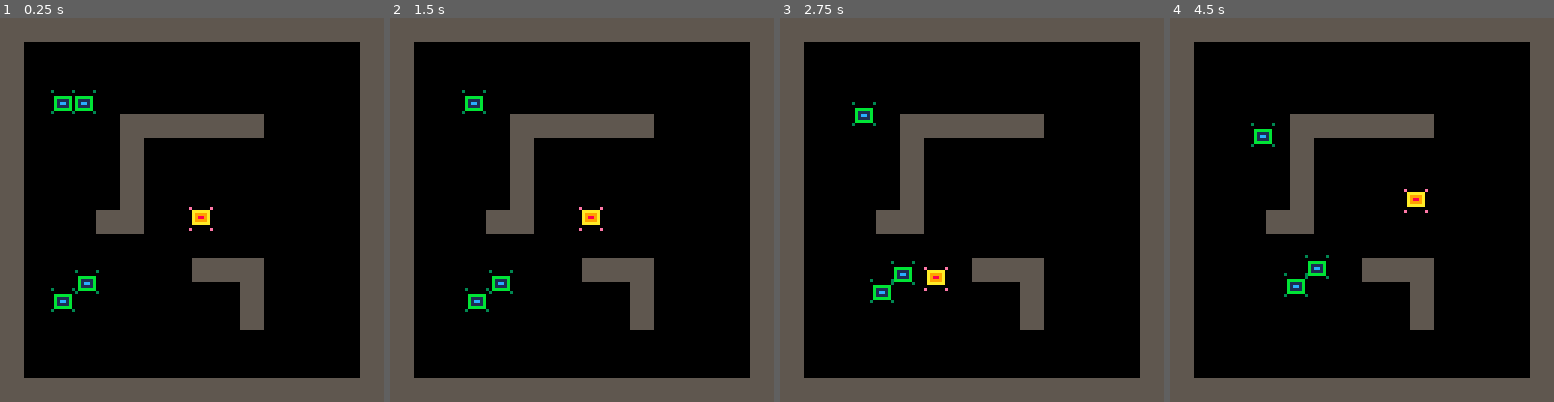
Above: before the commit, frames 1-4 (left to right).
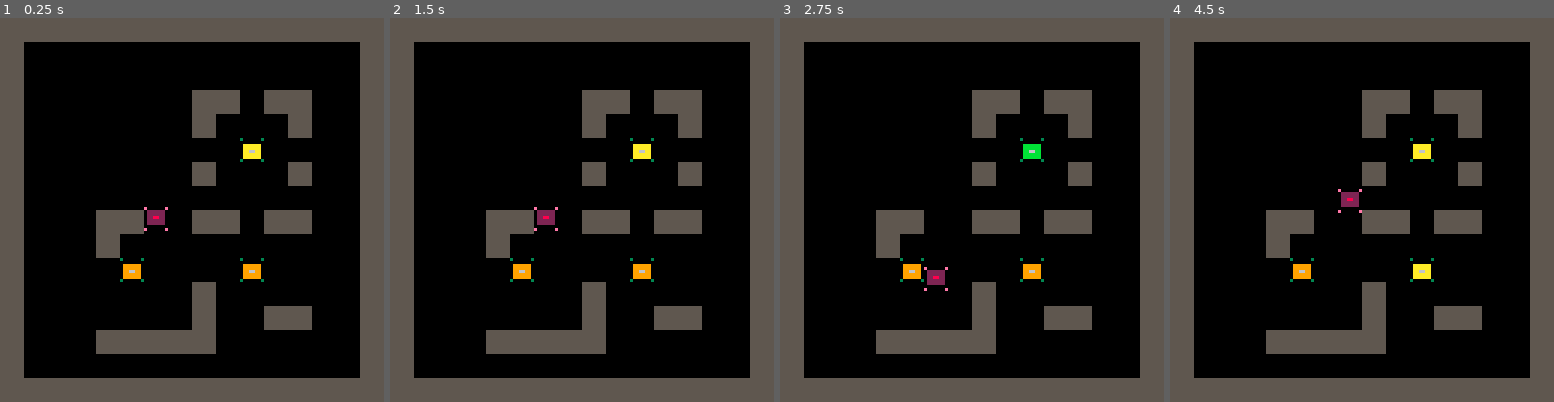
Above: after the commit, the same moments.

Repository: RobertoFreireFerrazPassos/pico8
Game: PICO-8 cartridge pico8topdowntutorial.p8
Same seed, same stepped clock (60 frames per second), same inputs: the game is played once before the commit and once after it.
Inputs:
- Up to frame 1 (0.25 s): no input
- Up to frame 2 (1.5 s): tap O (Z key) at 0.33, 0.7, 1.43 s; tap X (X key) at 1.07 s
- Up to frame 3 (2.75 s): hold Left 1.97-2.37 s; tap X (X key) at 2.07, 2.4, 2.73 s; tap O (Z key) at 2.22 s; hold Down from 2.42 s (still down)
- Up to frame 4 (4.5 s): release Down at 2.82 s; hold Right 2.87-3.53 s; tap X (X key) every 0.33 s from 3.07 to 4.4 s; tap O (Z key) at 3.1, 3.98 s; hold Up 3.58-4.08 s; hold Right from 4.13 s (still down)

The runs differ from the first frame. In frame 1, 15% of the frame differs, in the area x 13-82%, y 18-88%; in frame 2, 15%; in frame 3, 14%; in frame 4, 15%.

Commit message:
detect player or wall

Diff:
--- a/pico8topdowntutorial.p8
+++ b/pico8topdowntutorial.p8
@@ -15,14 +15,14 @@
 	cls()
 	map()
 	foreach(enemies, function(e)
-		drawsprite(e)
+		e:draw()
 	end)
-	drawsprite(p)
+	p:draw()
 end
 -->8
 -- utils --
-function drawsprite(o)
-	spr(o.sprt,o.x,o.y)
+pointcollideflag=function(x,y,flag)
+  return fget(mget(x/8,y/8))==flag
 end
 
 collideflag=function(x,y,flag)
@@ -89,7 +89,7 @@
 
 p = {
 	sprt=1,
-	x=63,
+	x=48,
 	y=63,
 	box={x=1,y=1,w=6,h=5},
 	control = function()
@@ -108,49 +108,64 @@
 		if cey==false and collideflag(p.x,xy.y,1)==false then
 			p.y=xy.y -- no collsion in y
 		end
+	end,
+	draw = function(_ENV)
+		spr(sprt,x,y)
 	end
 }
 -->8
 -- enemy --
+fov=5--field of view number of sprites
+
 enemy = class:new({
 		sprt=2,
 		x=0,
 		y=0,
+		xd=0,-- step x 0 upto 8
+		yd=0,-- step y 0 upto 8
+		mx=0,
+		my=0,
+		st=0,-- 0- far 1-wall  2-find
 		box={x=1,y=2,w=6,h=5},
 		control = function(_ENV)
-			local xy,lx,ly,dfx,dfy={x=x,y=y},x,y,flr(global.p.x)-flr(x),flr(global.p.y)-flr(y)
+			xd=flr((p.x-x)/fov)
+			yd=flr((p.y-y)/fov)
+			st=2
 
-			if abs(dfx)>abs(dfy) and dfx~=0 then
-				xy.x=x+dfx/(abs(dfx)*10)
+			if abs(xd)>=8 or abs(yd)>=8 then
+				st=0
+				return
 			end
 
-			if abs(dfy)>abs(dfx) and dfy~=0 then
-			 xy.y=y+dfy/(abs(dfy)*10)
-			end
+			mx=x+4
+		 my=y+4
 
-			if collideflag(xy.x,y,1)==false then
-				x=xy.x -- no collsion in x
-			end
-
-			if collideflag(x,xy.y,1)==false then
-				y=xy.y -- no collsion in y
-			end
+		 for i=1,fov do
+		 	mx+=xd
+		 	my+=yd
+		 	if pointcollideflag(mx,my,1) then
+		 	 st=1
+		 	end
+		 end
+		end,
+		draw = function(_ENV)
+			pal(11,11-st)
+			spr(sprt,x,y)
 		end
 })
 
 enemies={
-	enemy:new({x=24,y=24}),
-	enemy:new({x=16,y=24}),
-	enemy:new({x=24,y=84}),
-	enemy:new({x=16,y=90})
+	enemy:new({x=80,y=80}),
+	enemy:new({x=40,y=80}),
+	enemy:new({x=80,y=40})
 }
 __gfx__
 00000000e000000e3000000300000000000000000000000000000000000000000000000000000000000000000000000000000000000000000000000000000000
-000000000aaaaaa00000000000000000000000000000000000000000000000000000000000000000000000000000000000000000000000000000000000000000
-007007000a9999a00bbbbbb000000000000000000000000000000000000000000000000000000000000000000000000000000000000000000000000000000000
-000770000a9889a00b1111b000000000000000000000000000000000000000000000000000000000000000000000000000000000000000000000000000000000
-000770000a9999a00b1cc1b000000000000000000000000000000000000000000000000000000000000000000000000000000000000000000000000000000000
-007007000aaaaaa00b1111b000000000000000000000000000000000000000000000000000000000000000000000000000000000000000000000000000000000
+00000000022222200000000000000000000000000000000000000000000000000000000000000000000000000000000000000000000000000000000000000000
+00700700022222200bbbbbb000000000000000000000000000000000000000000000000000000000000000000000000000000000000000000000000000000000
+00077000022882200bbbbbb000000000000000000000000000000000000000000000000000000000000000000000000000000000000000000000000000000000
+00077000022222200bb66bb000000000000000000000000000000000000000000000000000000000000000000000000000000000000000000000000000000000
+00700700022222200bbbbbb000000000000000000000000000000000000000000000000000000000000000000000000000000000000000000000000000000000
 00000000000000000bbbbbb000000000000000000000000000000000000000000000000000000000000000000000000000000000000000000000000000000000
 00000000e000000e3000000300000000000000000000000000000000000000000000000000000000000000000000000000000000000000000000000000000000
 55555555000000000000000000000000000000000000000000000000000000000000000000000000000000000000000000000000000000000000000000000000
@@ -168,16 +183,16 @@
 1010101010101010101010101010101000000000000000000000000000000000000000000000000000000000000000000000000000000000000000000000000000000000000000000000000000000000000000000000000000000000000000000000000000000000000000000000000000000000000000000000000000000000
 1000000000000000000000000000001000000000000000000000000000000000000000000000000000000000000000000000000000000000000000000000000000000000000000000000000000000000000000000000000000000000000000000000000000000000000000000000000000000000000000000000000000000000
 1000000000000000000000000000001000000000000000000000000000000000000000000000000000000000000000000000000000000000000000000000000000000000000000000000000000000000000000000000000000000000000000000000000000000000000000000000000000000000000000000000000000000000
+1000000000000000101000101000001000000000000000000000000000000000000000000000000000000000000000000000000000000000000000000000000000000000000000000000000000000000000000000000000000000000000000000000000000000000000000000000000000000000000000000000000000000000
+1000000000000000100000001000001000000000000000000000000000000000000000000000000000000000000000000000000000000000000000000000000000000000000000000000000000000000000000000000000000000000000000000000000000000000000000000000000000000000000000000000000000000000
 1000000000000000000000000000001000000000000000000000000000000000000000000000000000000000000000000000000000000000000000000000000000000000000000000000000000000000000000000000000000000000000000000000000000000000000000000000000000000000000000000000000000000000
-1000000000101010101010000000001000000000000000000000000000000000000000000000000000000000000000000000000000000000000000000000000000000000000000000000000000000000000000000000000000000000000000000000000000000000000000000000000000000000000000000000000000000000
-1000000000100000000000000000001000000000000000000000000000000000000000000000000000000000000000000000000000000000000000000000000000000000000000000000000000000000000000000000000000000000000000000000000000000000000000000000000000000000000000000000000000000000
-1000000000100000000000000000001000000000000000000000000000000000000000000000000000000000000000000000000000000000000000000000000000000000000000000000000000000000000000000000000000000000000000000000000000000000000000000000000000000000000000000000000000000000
-1000000000100000000000000000001000000000000000000000000000000000000000000000000000000000000000000000000000000000000000000000000000000000000000000000000000000000000000000000000000000000000000000000000000000000000000000000000000000000000000000000000000000000
-1000000010100000000000000000001000000000000000000000000000000000000000000000000000000000000000000000000000000000000000000000000000000000000000000000000000000000000000000000000000000000000000000000000000000000000000000000000000000000000000000000000000000000
+1000000000000000100000001000001000000000000000000000000000000000000000000000000000000000000000000000000000000000000000000000000000000000000000000000000000000000000000000000000000000000000000000000000000000000000000000000000000000000000000000000000000000000
 1000000000000000000000000000001000000000000000000000000000000000000000000000000000000000000000000000000000000000000000000000000000000000000000000000000000000000000000000000000000000000000000000000000000000000000000000000000000000000000000000000000000000000
-1000000000000000101010000000001000000000000000000000000000000000000000000000000000000000000000000000000000000000000000000000000000000000000000000000000000000000000000000000000000000000000000000000000000000000000000000000000000000000000000000000000000000000
-1000000000000000000010000000001000000000000000000000000000000000000000000000000000000000000000000000000000000000000000000000000000000000000000000000000000000000000000000000000000000000000000000000000000000000000000000000000000000000000000000000000000000000
-1000000000000000000010000000001000000000000000000000000000000000000000000000000000000000000000000000000000000000000000000000000000000000000000000000000000000000000000000000000000000000000000000000000000000000000000000000000000000000000000000000000000000000
+1000000010100000101000101000001000000000000000000000000000000000000000000000000000000000000000000000000000000000000000000000000000000000000000000000000000000000000000000000000000000000000000000000000000000000000000000000000000000000000000000000000000000000
+1000000010000000000000000000001000000000000000000000000000000000000000000000000000000000000000000000000000000000000000000000000000000000000000000000000000000000000000000000000000000000000000000000000000000000000000000000000000000000000000000000000000000000
 1000000000000000000000000000001000000000000000000000000000000000000000000000000000000000000000000000000000000000000000000000000000000000000000000000000000000000000000000000000000000000000000000000000000000000000000000000000000000000000000000000000000000000
+1000000000000000100000000000001000000000000000000000000000000000000000000000000000000000000000000000000000000000000000000000000000000000000000000000000000000000000000000000000000000000000000000000000000000000000000000000000000000000000000000000000000000000
+1000000000000000100000101000001000000000000000000000000000000000000000000000000000000000000000000000000000000000000000000000000000000000000000000000000000000000000000000000000000000000000000000000000000000000000000000000000000000000000000000000000000000000
+1000000010101010100000000000001000000000000000000000000000000000000000000000000000000000000000000000000000000000000000000000000000000000000000000000000000000000000000000000000000000000000000000000000000000000000000000000000000000000000000000000000000000000
 1000000000000000000000000000001000000000000000000000000000000000000000000000000000000000000000000000000000000000000000000000000000000000000000000000000000000000000000000000000000000000000000000000000000000000000000000000000000000000000000000000000000000000
 1010101010101010101010101010101000000000000000000000000000000000000000000000000000000000000000000000000000000000000000000000000000000000000000000000000000000000000000000000000000000000000000000000000000000000000000000000000000000000000000000000000000000000
